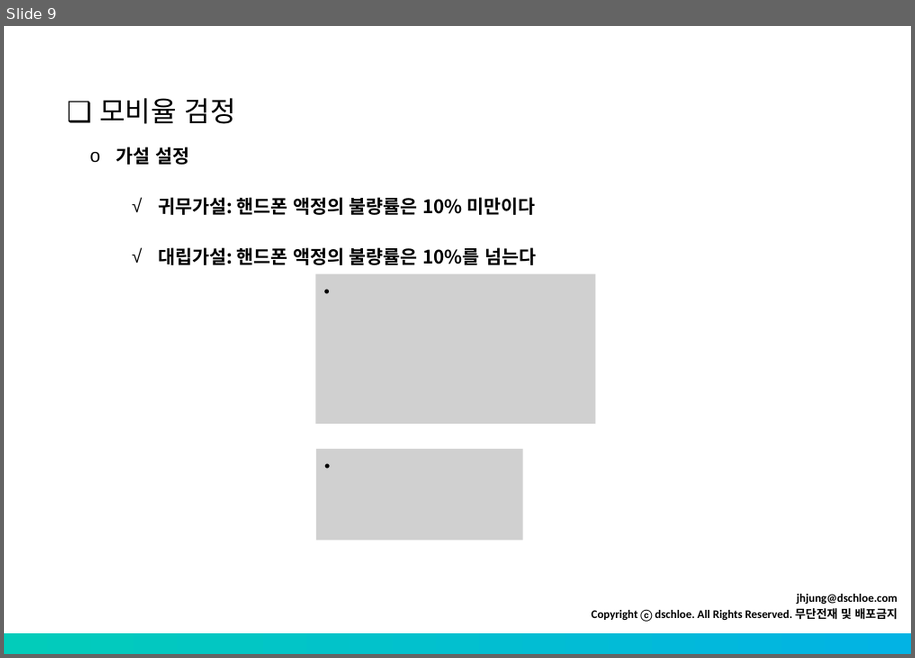
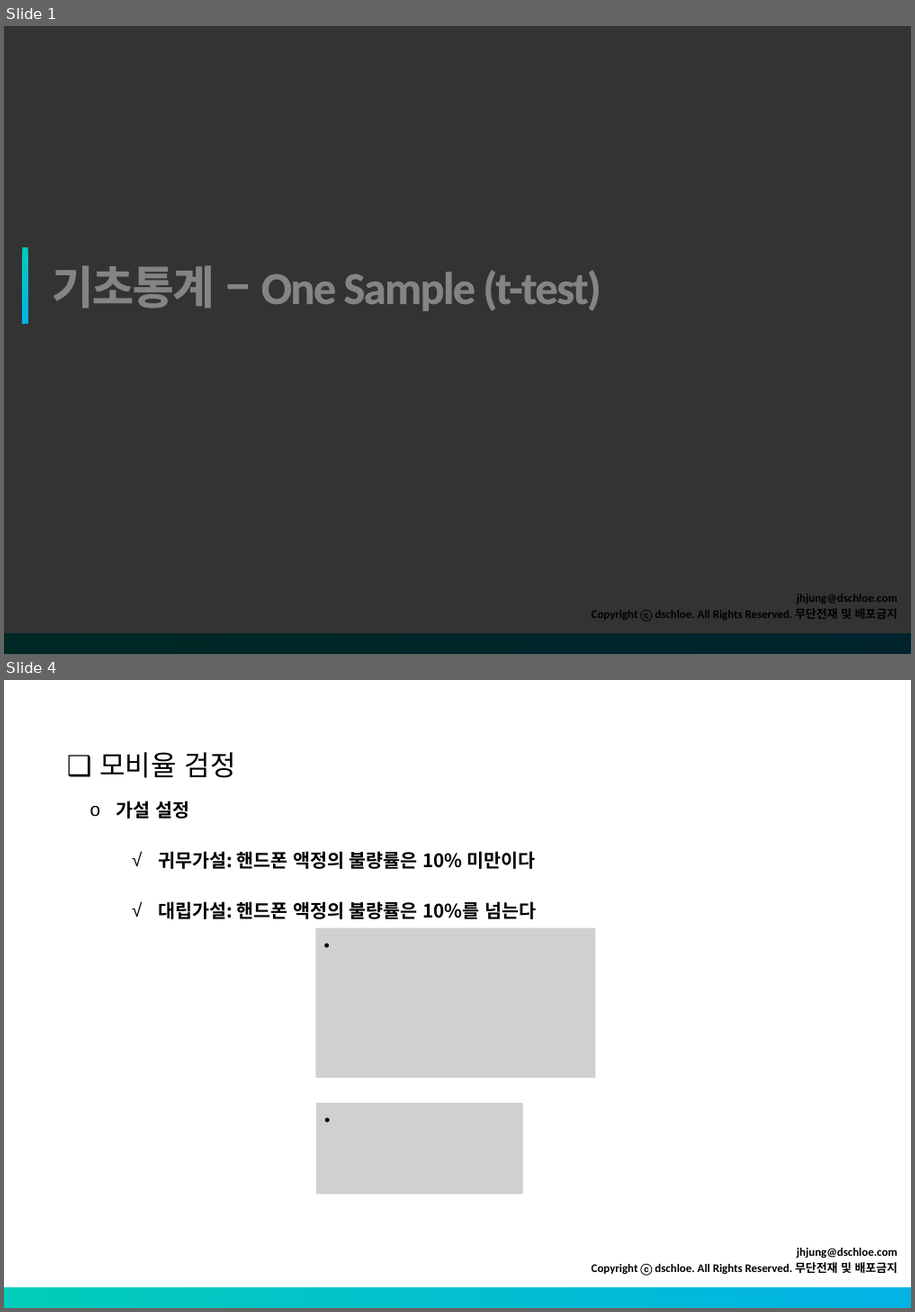
Before and after one commit to ycko725/R_edu, a slide deck: source_2021/2_day_stat_regression/source/기초통계 - t-test.pptx. Shown one above the other, each under a label of ours: slide 9 before the commit, slides 1 and 4 after it; the slides between them are not shown. The pictures are 915x658 and 915x1312 pixels, drawn with LibreOffice and Linux fonts; fonts in the diff are those of the drawing; grey boxes stand for pictures. Boxes give left, top, right and bottom in pixels: in the first picture for what was removed or moved away, otherwise in the second. Text is boxed around its words. In the diff, an @@ line names an element or a change of style, - is before the commit and + after.

```diff
--- a/source_2021/2_day_stat_regression/source/기초통계 - t-test.pptx
+++ b/source_2021/2_day_stat_regression/source/기초통계 - t-test.pptx
@@ slide 1 added at [4, 26, 911, 654], background #FFFFFF; not listed: 2 template elements that a slide beside it also shows @@
@@ rectangle added at [4, 26, 911, 654], fill #000000 at 80% opacity @@
@@ rectangle added at [22, 248, 28, 324], fill gradient #02CCBA to #02B3E4 @@
@@ text added at [52, 265, 601, 311], 39 pt, text #FFFFFF, bold @@
+기초통계 – One Sample (t-test)
@@ what was slide 9 is now slide 4 @@
```
Also in this commit, not shown: 1 slide changed, 3 other slides added, 3 slides removed, 1 other file.
